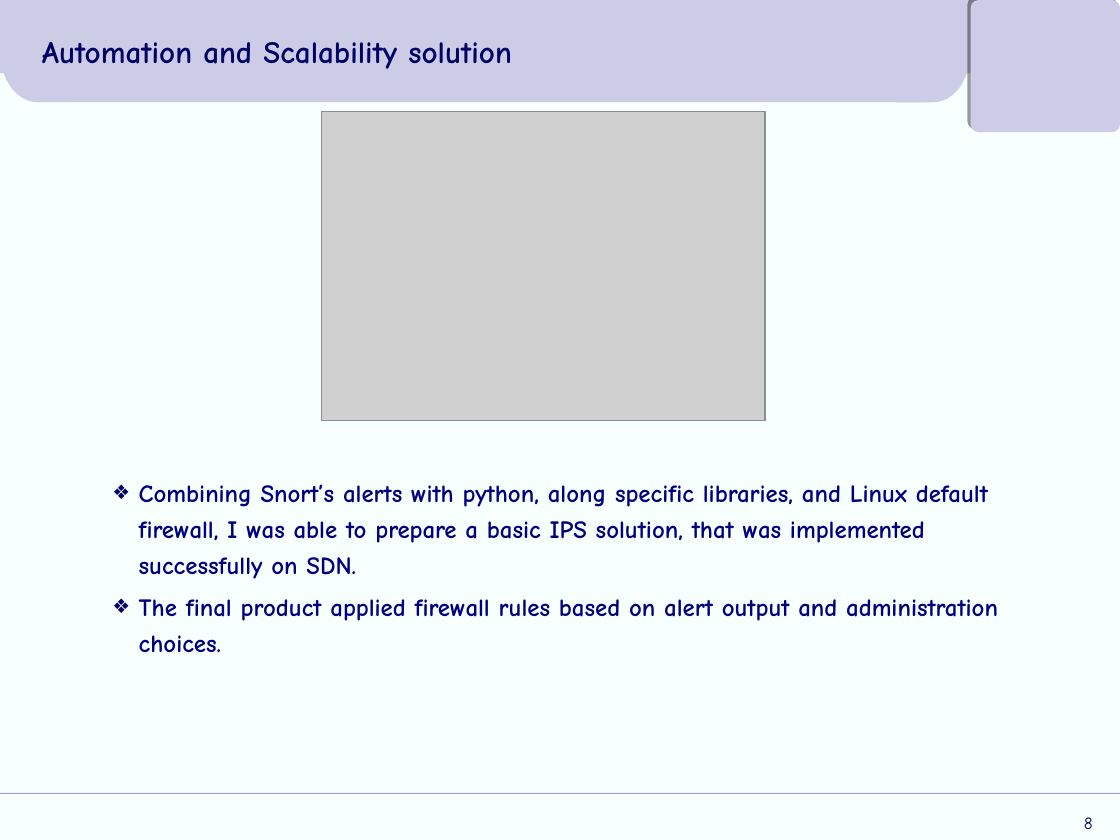
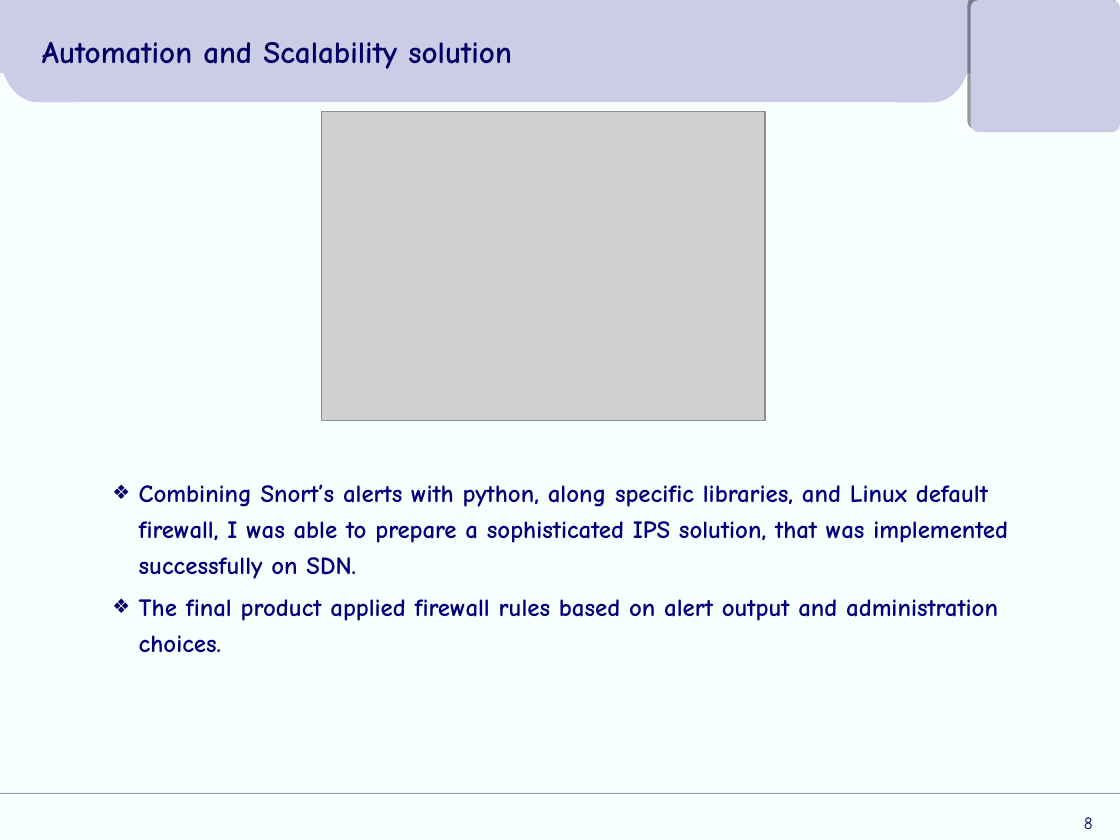
Before and after one commit to arkon65/A-secure-SDN-infrastructure, a slide deck: slide 8 of Πτυχιακή_Παρουσίαση.ppt. Drawn at 1120x840 pixels with LibreOffice and Linux fonts; fonts in the diff are those of the drawing; grey boxes stand for pictures; background and template pictures are left out. Boxes give left, top, right and bottom in pixels: in the first picture for what was removed or moved away, otherwise in the second. Text is boxed around its words. In the diff, an @@ line names an element or a change of style, - is before the commit and + after.

```diff
--- a/Πτυχιακή_Παρουσίαση.ppt
+++ b/Πτυχιακή_Παρουσίαση.ppt
@@ text at (139,484,1008,579): text changed @@
-❖ Combining Snort’s alerts with python, along specific libraries, and Linux default firewall, I was able to prepare a basic IPS solution, that was implemented successfully on SDN.
+❖ Combining Snort’s alerts with python, along specific libraries, and Linux default firewall, I was able to prepare a sophisticated IPS solution, that was implemented successfully on SDN.
```
Also in this commit, not shown: 3 other slides changed, 5 slides added, 3 slides removed.
